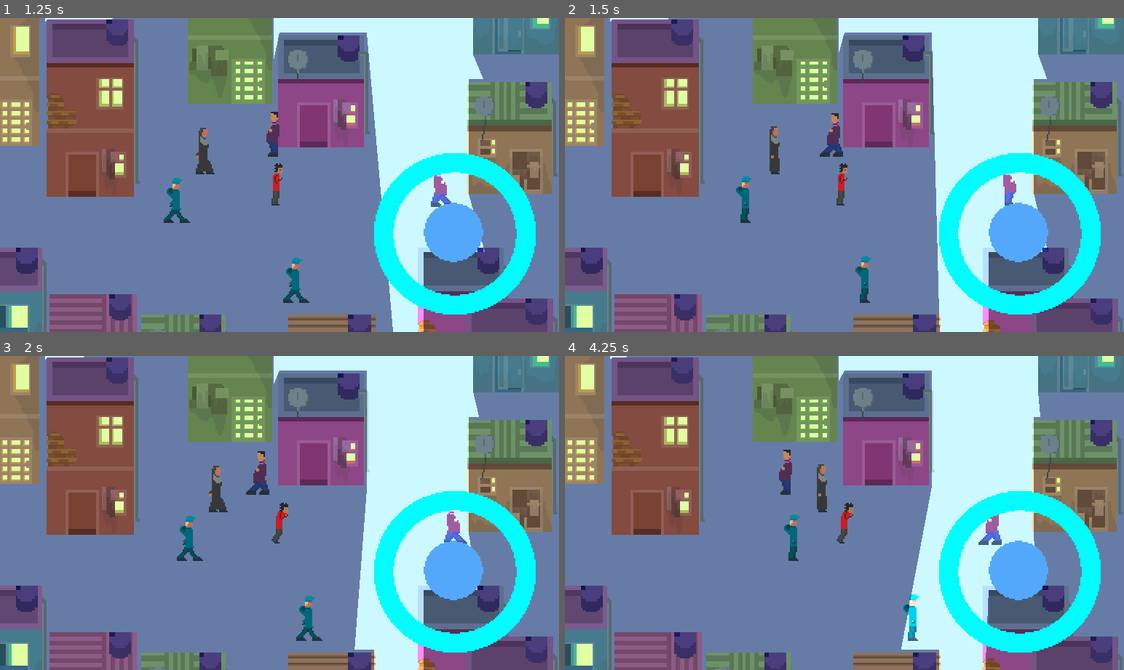
Above: before the commit, frames 1-4 (two rows, left to right).
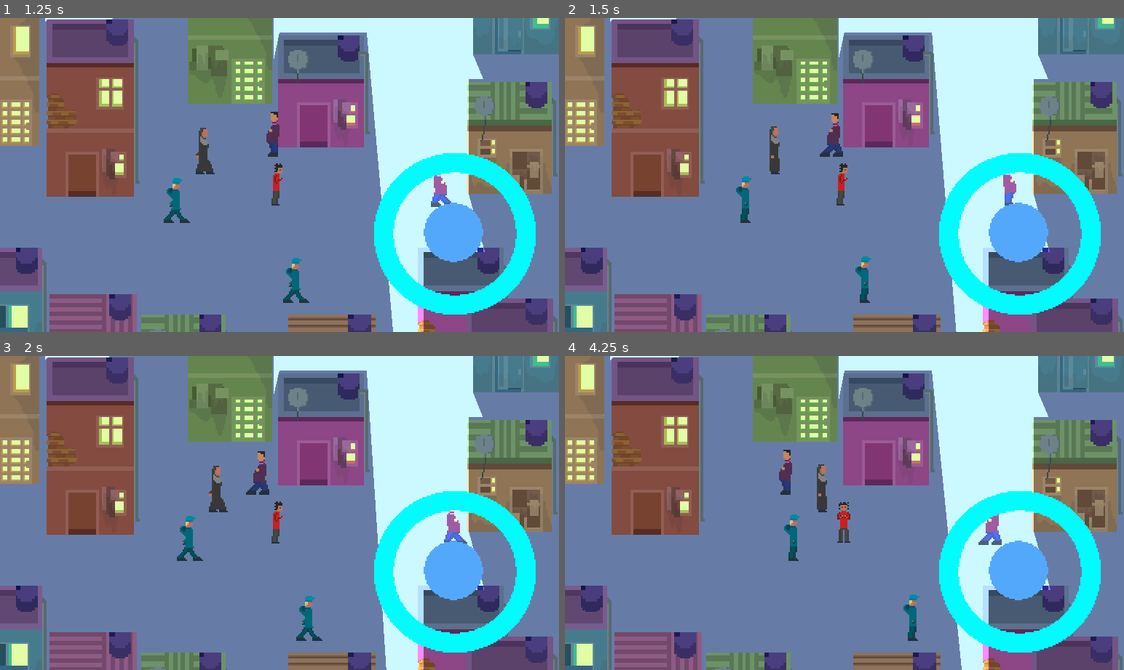
Above: after the commit, the same moments.

Repository: StitchedTeam/werewolf
Game: Godot game, scene res://GameScenes/MainMenu.tscn
The game is run twice, just before and just after one commit, with the same random seed, the same clock (stepped at 60 frames per second) and the same inputs.
Inputs (mouse positions are in pixels of both pictures, inside the frame that each line leads up to):
- Up to frame 1 (1.25 s): click "Play" at 0.5 s
- Up to frame 2 (1.5 s): move the mouse to (967, 159) at 1.27 s; hold Right (ui_right) from 1.28 s (still down); tap Space (ui_select) at 1.35 s
- Up to frame 3 (2 s): keep holding Right (ui_right); tap Space (ui_select) at 1.52, 1.82 s
- Up to frame 4 (4.25 s): move the mouse to (732, 528) at 2.02 s; release Right (ui_right) at 2.03 s; hold Left (ui_left) 2.03-2.78 s; click (732, 528) at 2.1 s; tap Space (ui_select) at 2.27, 2.3, 2.57, 3.05, 3.6, 3.77, 4.07 s; move the mouse to (900, 443) at 2.77 s; hold Right (ui_right) from 2.78 s (still down); tap X (fire) at 2.85 s; move the mouse to (816, 575) at 3.52 s

Frame 1 is identical in both runs. In frame 2, 1.2% of the frame differs, in the area x 18-87%, y 0-100%; in frame 3, 2.3%; in frame 4, 3.8%, in the area x 8-87%, y 0-100%.
Error before the commit: Invalid get index 'priest_alive' (on base: 'Nil'). (res://Singletons/Globals.gd:24)
Error after the commit: Invalid get index 'priest_alive' (on base: 'Nil'). (res://Singletons/Globals.gd:28)

Commit message:
Finished connection between menu's security question and save

Diff:
--- a/Werewolf/Characters/Enemies/GenericEnemy.gd
+++ b/Werewolf/Characters/Enemies/GenericEnemy.gd
@@ -24,6 +24,8 @@
 
 
 func _ready():
+	#$StartTimer.connect("timeout", self, "on_load_complete")
+	#$StartTimer.start()
 	start_pos = position
 	max_x = start_pos.x + patrol_offset
 	min_x = start_pos.x - patrol_offset
@@ -197,3 +199,7 @@
 func death_animation_end():
 	get_tree().queue_delete(self)
 	pass
+
+func on_load_complete():
+	player = GameGlobals.player
+	pass
--- a/Werewolf/Characters/Enemies/GenericEnemy.tscn
+++ b/Werewolf/Characters/Enemies/GenericEnemy.tscn
@@ -264,8 +264,6 @@
 exclude_parent = true
 cast_to = Vector2( 50, 0 )
 collision_mask = 1
-collide_with_areas = false
-collide_with_bodies = true
 
 [node name="RayCast2DCollUp" type="RayCast2D" parent="."]
 position = Vector2( 0, 13.315 )
@@ -273,8 +271,6 @@
 exclude_parent = true
 cast_to = Vector2( 5, 0 )
 collision_mask = 1
-collide_with_areas = false
-collide_with_bodies = true
 
 [node name="RayCast2DCollDown" type="RayCast2D" parent="."]
 position = Vector2( 0, -14.685 )
@@ -282,8 +278,6 @@
 exclude_parent = true
 cast_to = Vector2( 5, 0 )
 collision_mask = 1
-collide_with_areas = false
-collide_with_bodies = true
 
 [node name="RayCast2DRunUp" type="RayCast2D" parent="."]
 position = Vector2( 0, -12 )
@@ -291,8 +285,6 @@
 exclude_parent = true
 cast_to = Vector2( 0, -3 )
 collision_mask = 1
-collide_with_areas = false
-collide_with_bodies = true
 
 [node name="RayCast2DRunDown" type="RayCast2D" parent="."]
 position = Vector2( 0, 11 )
@@ -300,8 +292,6 @@
 exclude_parent = true
 cast_to = Vector2( 0, 3 )
 collision_mask = 1
-collide_with_areas = false
-collide_with_bodies = true
 
 [node name="AnimationPlayer" type="AnimationPlayer" parent="."]
 root_node = NodePath("..")
@@ -367,6 +357,9 @@
 collision_mask = 2
 constant_linear_velocity = Vector2( 0, 0 )
 constant_angular_velocity = 0.0
+friction = 1.0
+bounce = 0.0
+physics_material_override = null
 
 [node name="CollisionShape2D" type="CollisionShape2D" parent="StaticBody2D"]
 position = Vector2( -6, 0 )
@@ -377,3 +370,9 @@
 wait_time = 0.5
 one_shot = true
 autostart = false
+
+[node name="StartTimer" type="Timer" parent="."]
+process_mode = 1
+wait_time = 0.15
+one_shot = true
+autostart = false
--- a/Werewolf/Characters/Shepherd/Shepherd.gd
+++ b/Werewolf/Characters/Shepherd/Shepherd.gd
@@ -24,6 +24,8 @@
 export var area = int()
 
 func _ready():
+	#$StartTimer.connect("timeout", self, "on_load_complete")
+	#$StartTimer.start()
 	start_pos = position
 	max_patrol = Vector2(start_pos.x + patrol_offset, start_pos.y + patrol_offset)
 	min_patrol = Vector2(start_pos.x - patrol_offset, start_pos.y - patrol_offset)
@@ -125,6 +127,7 @@
 
 func death_animation_end():
 	GameGlobals.priest_alive.erase(String(area))
+	GameGlobals.save(GameGlobals.build_save())
 	print(GameGlobals.priest_alive)
 	get_tree().queue_delete(self)
 	pass
@@ -132,3 +135,7 @@
 func remove():
 	get_tree().queue_delete(self)
 	pass
+
+func on_load_complete():
+	player = GameGlobals.player
+	pass
--- a/Werewolf/Characters/Shepherd/Shepherd.tscn
+++ b/Werewolf/Characters/Shepherd/Shepherd.tscn
@@ -495,3 +495,9 @@
 normal_map = null
 h_frames = 1
 v_frames = 1
+
+[node name="StartTimer" type="Timer" parent="."]
+process_mode = 1
+wait_time = 1.0
+one_shot = false
+autostart = false
--- a/Werewolf/GameScenes/MainMenu.gd
+++ b/Werewolf/GameScenes/MainMenu.gd
@@ -3,6 +3,7 @@
 var initial_buttons_enabled = true
 
 func _ready():
+	GameGlobals.load_game()
 	$ClickCount.connect("timeout", self, "on_click_counted")
 	pass
 
@@ -13,7 +14,7 @@
 func buttons_check():
 
 	if $Panel/StartButtons/Play.is_pressed():
-		if GameGlobals.check_save():
+		if GameGlobals.saved:
 			$Panel/NewGameCheck.visible = true
 			$Panel/StartButtons.visible = false
 			$ClickCount.start()
--- a/Werewolf/GameScenes/MainMenu.tscn
+++ b/Werewolf/GameScenes/MainMenu.tscn
@@ -34,7 +34,6 @@
 autostart = false
 
 [node name="Panel" type="Panel" parent="."]
-editor/display_folded = true
 anchor_left = 0.0
 anchor_top = 0.0
 anchor_right = 0.0
@@ -53,7 +52,6 @@
 }
 
 [node name="StartButtons" type="Control" parent="Panel"]
-editor/display_folded = true
 anchor_left = 0.0
 anchor_top = 0.0
 anchor_right = 0.0
--- a/Werewolf/Sandbox/Sandbox.gd
+++ b/Werewolf/Sandbox/Sandbox.gd
@@ -3,35 +3,15 @@
 var dir = 1
 
 func _ready():
-	if !GameGlobals.priest_alive.has("1"):
-		$Shepherd.remove()
-	$Enemies/GenericEnemy.player = $Werewolf
-	$Enemies/GenericEnemy2.player = $Werewolf
-	$Enemies/GenericEnemy3.player = $Werewolf
-	$Enemies/GenericEnemy4.player = $Werewolf
-	$Shepherd.player = $Werewolf
+	loading()
 	pass
 
 func _process(delta):
-	debug_wolf_mode()
-	debug_lighting()
-	debug_raycasting()
+	light_transform()
 	walklight()
 	pass
 
-func debug_wolf_mode():
-	if Input.is_action_just_pressed("ui_select"):
-		$Werewolf.switch_human()
-	pass
-
-func debug_lighting():
-	if Input.is_action_pressed("ui_right"):
-		$Moonlight.position.x += 1
-	elif Input.is_action_pressed("ui_left"):
-		$Moonlight.position.x -= 1
-	pass
-
-func debug_raycasting():
+func light_transform():
 	if $Moonlight.check_if_object($Werewolf):
 		$Moonlight.detect_enabled = false
 		$Werewolf.switch_human()
@@ -53,11 +33,12 @@
 			dir = 1
 	pass
 
-func build_save():
-	var save_dic = {
-		"priest_alive": GameGlobals.priest_alive,
-		"church_exist": GameGlobals.church_exists,
-		"life": $Werewolf.life
-		}
-	return save_dic
+func loading():
+	if !GameGlobals.priest_alive.has("1"):
+		$Shepherd.remove()
+	$Enemies/GenericEnemy.player = $Werewolf
+	$Enemies/GenericEnemy2.player = $Werewolf
+	$Enemies/GenericEnemy3.player = $Werewolf
+	$Enemies/GenericEnemy4.player = $Werewolf
+	$Shepherd.player = $Werewolf
 	pass
--- a/Werewolf/Singletons/Globals.gd
+++ b/Werewolf/Singletons/Globals.gd
@@ -11,20 +11,15 @@
 var church_exists = {"1": true}
 var life = 0
 
+var saved = false
+
+var player
+
 func save(content):
+	saved = true
 	file.open("user://save_game.dat", File.WRITE)
 	file.store_var(content)
 	file.close()
-	pass
-
-func check_save():
-	file.open("user://save_game.dat", File.READ)
-	var content = file.get_var()
-	file.close()
-	if (content.priest_alive == PRIEST_ALIVE) && (content.church_exists == CHURCH_EXISTS) && (content.life == LIFE):
-		return false
-	else:
-		return true
 	pass
 
 func load_game():
@@ -33,15 +28,27 @@
 	priest_alive = content.priest_alive
 	church_exists = content.church_exists
 	life = content.life
+	saved = content.saved
 	file.close()
 	pass
 
 func reset_save():
 	var save_dic = {
 		"priest_alive": PRIEST_ALIVE,
-		"church_exist": CHURCH_EXISTS,
-		"life": LIFE
+		"church_exists": CHURCH_EXISTS,
+		"life": LIFE,
+		"saved": false
 		}
+	save(save_dic)
+	saved = false
+	pass
 
-	save(save_dic)
+func build_save():
+	var save_dic = {
+		"priest_alive": priest_alive,
+		"church_exists": church_exists,
+		"life": life,
+		"saved" : true
+		}
+	return save_dic
 	pass
